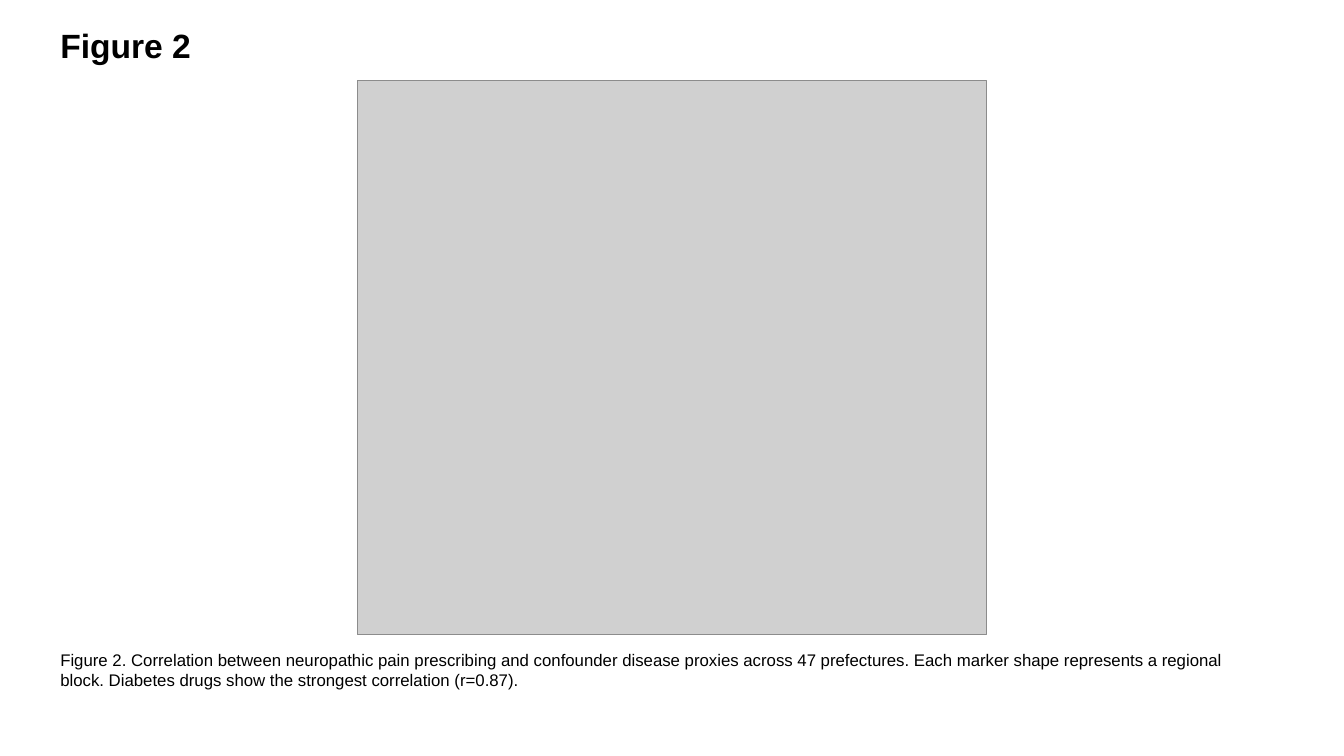
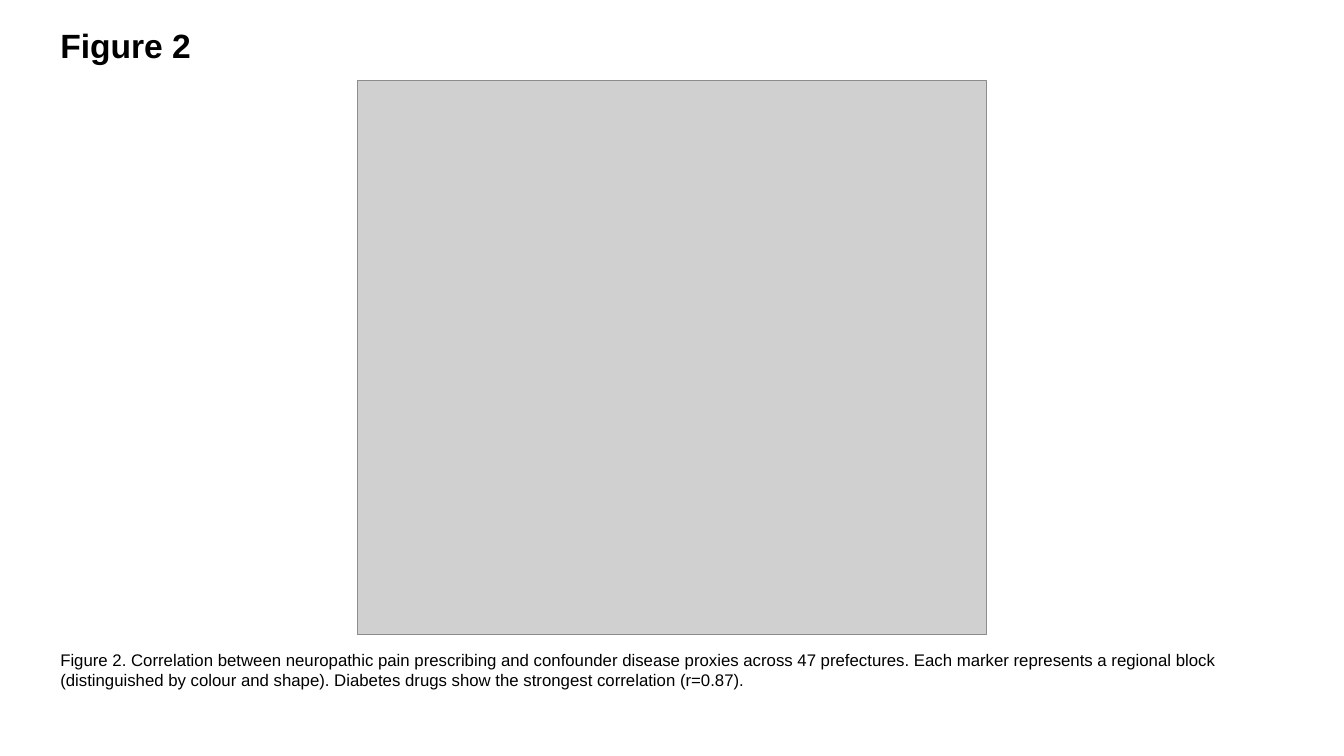
Before and after one commit to bougtoir/heat-accidents-mortality, a slide deck: slide 2 of ndb-pain-regional-variation-japan/output/je/JE_figures_EN.pptx. Drawn at 1344x756 pixels with LibreOffice and Linux fonts; fonts in the diff are those of the drawing; grey boxes stand for pictures. Boxes give left, top, right and bottom in pixels: in the first picture for what was removed or moved away, otherwise in the second. Text is boxed around its words. In the diff, an @@ line names an element or a change of style, - is before the commit and + after.

```diff
--- a/ndb-pain-regional-variation-japan/output/je/JE_figures_EN.pptx
+++ b/ndb-pain-regional-variation-japan/output/je/JE_figures_EN.pptx
@@ text at (x1=60, y1=654, x2=1215, y2=690): text changed @@
-Figure 2. Correlation between neuropathic pain prescribing and confounder disease proxies across 47 prefectures. Each marker shape represents a regional block. Diabetes drugs show the strongest correlation (r=0.87).
+Figure 2. Correlation between neuropathic pain prescribing and confounder disease proxies across 47 prefectures. Each marker represents a regional block (distinguished by colour and shape). Diabetes drugs show the strongest correlation (r=0.87).
```
Also in this commit, not shown: 2 other slides changed, 22 other files.
